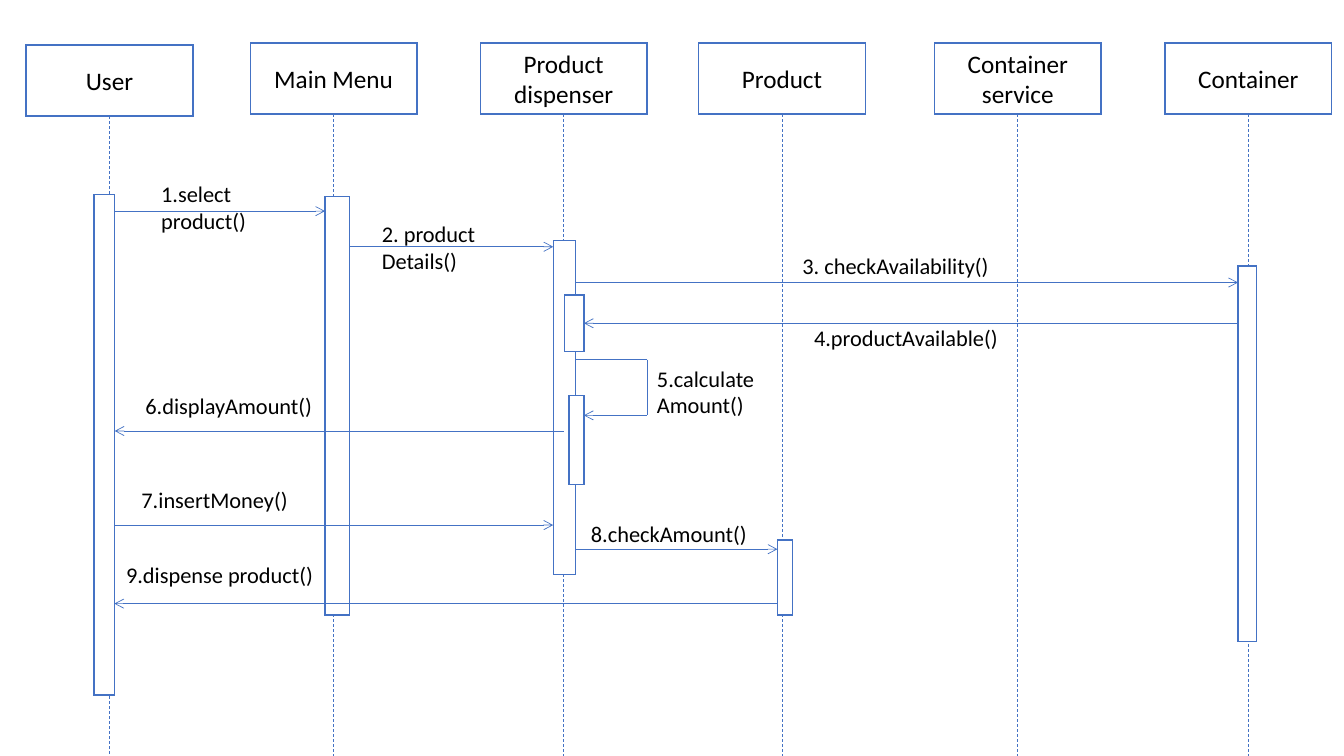
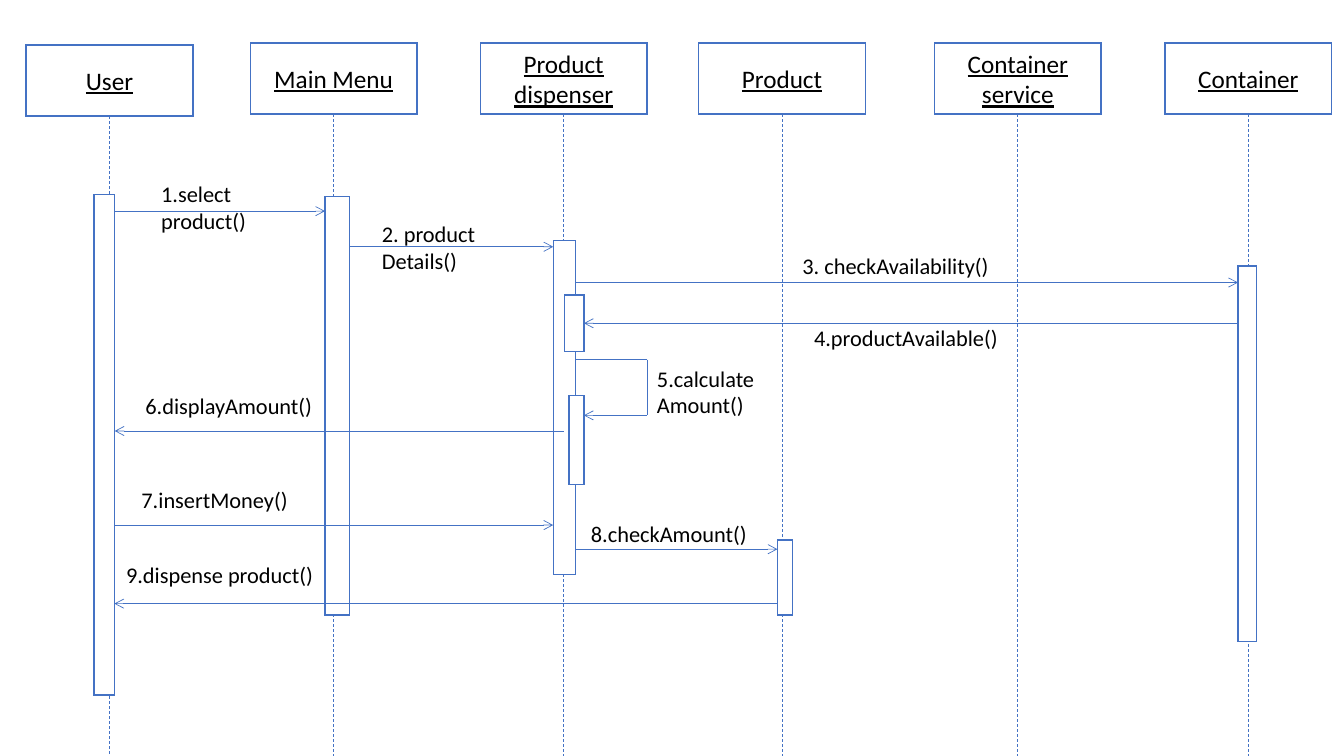
Before and after one commit to charudubey/TeaCoffeeVendingMachine, a slide deck: slide 3 of com.yash.tcvm/src/main/resources/TCVM.pptx. Drawn at 1344x756 pixels with LibreOffice and Linux fonts; fonts in the diff are those of the drawing. Boxes give left, top, right and bottom in pixels: in the first picture for what was removed or moved away, otherwise in the second. Text is boxed around its words. In the diff, an @@ line names an element or a change of style, - is before the commit and + after.

```diff
--- a/com.yash.tcvm/src/main/resources/TCVM.pptx
+++ b/com.yash.tcvm/src/main/resources/TCVM.pptx
@@ underline on in 6 elements at [26, 45, 194, 117], [250, 43, 417, 115], [480, 43, 647, 115], [699, 43, 866, 115], [935, 43, 1102, 115], [1166, 43, 1333, 115] @@
```
Also in this commit, not shown: 1 other slide changed, 3 other files.
